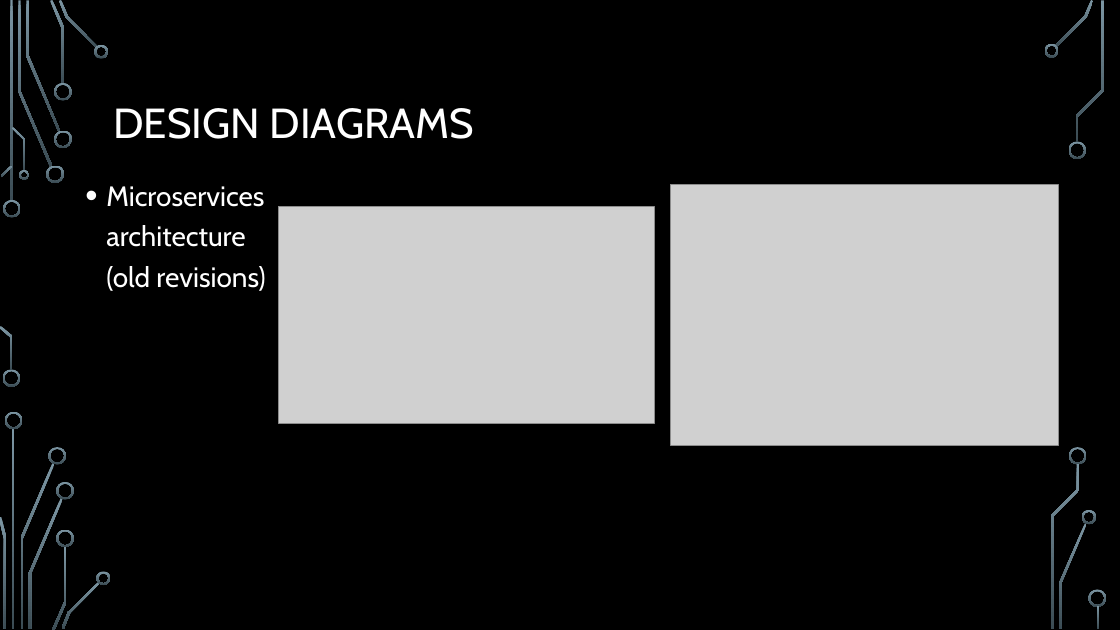
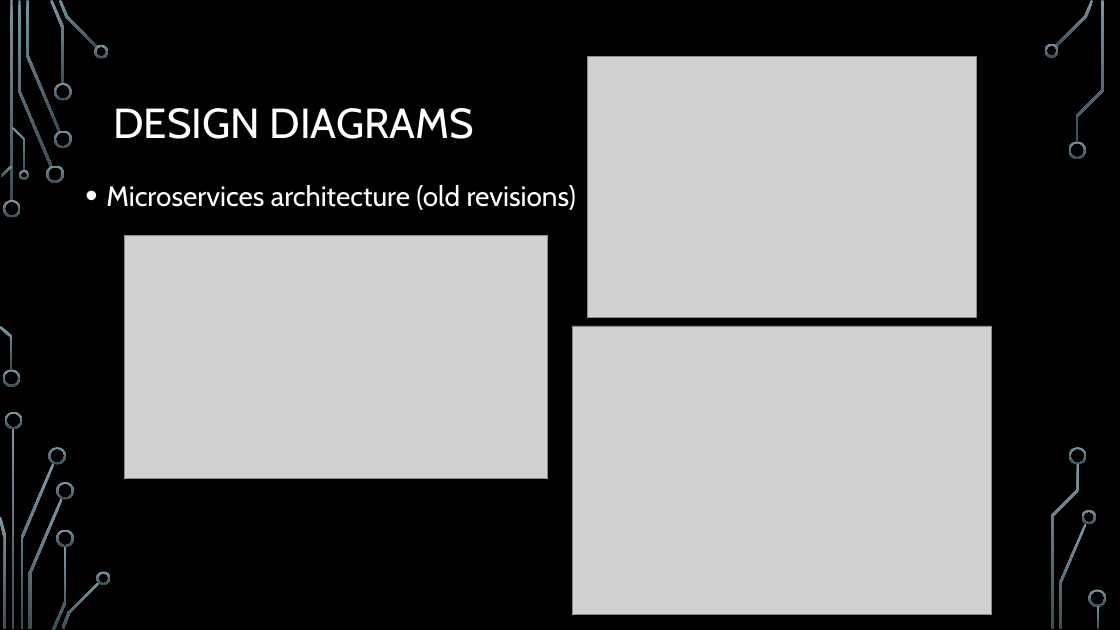
Before and after one commit to JPEG1/Senior-Design, a slide deck: slide 5 of CapstonePresentation_oosterjm.pptx. Drawn at 1120x630 pixels with LibreOffice and Linux fonts; fonts in the diff are those of the drawing; grey boxes stand for pictures; background and template pictures are left out. Boxes give left, top, right and bottom in pixels: in the first picture for what was removed or moved away, otherwise in the second. Text is boxed around its words. In the diff, an @@ line names an element or a change of style, - is before the commit and + after.

```diff
--- a/CapstonePresentation_oosterjm.pptx
+++ b/CapstonePresentation_oosterjm.pptx
@@ picture: place and size @@
-picture at [670, 185, 1059, 445]
+picture at [588, 57, 976, 318]
@@ text "Microservices architecture (old revisions)" rewrapped from [106, 186, 265, 291] to [106, 185, 576, 210] @@
@@ picture: place and size @@
-picture at [278, 207, 655, 423]
+picture at [124, 235, 548, 479]
@@ picture added at [572, 326, 992, 615] @@
```
Also in this commit, not shown: 4 other slides changed, 1 slide added, 5 other files.
